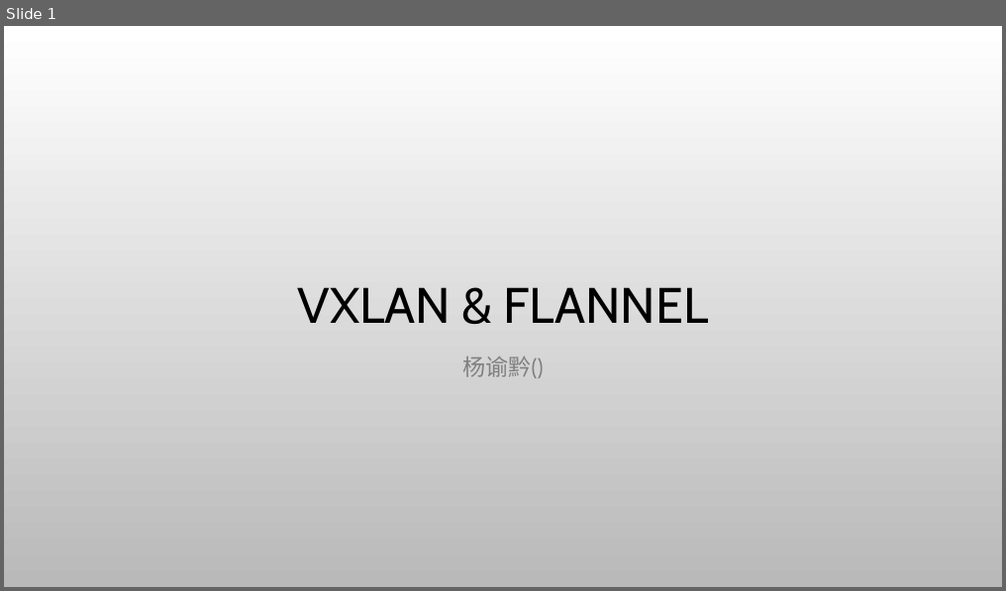
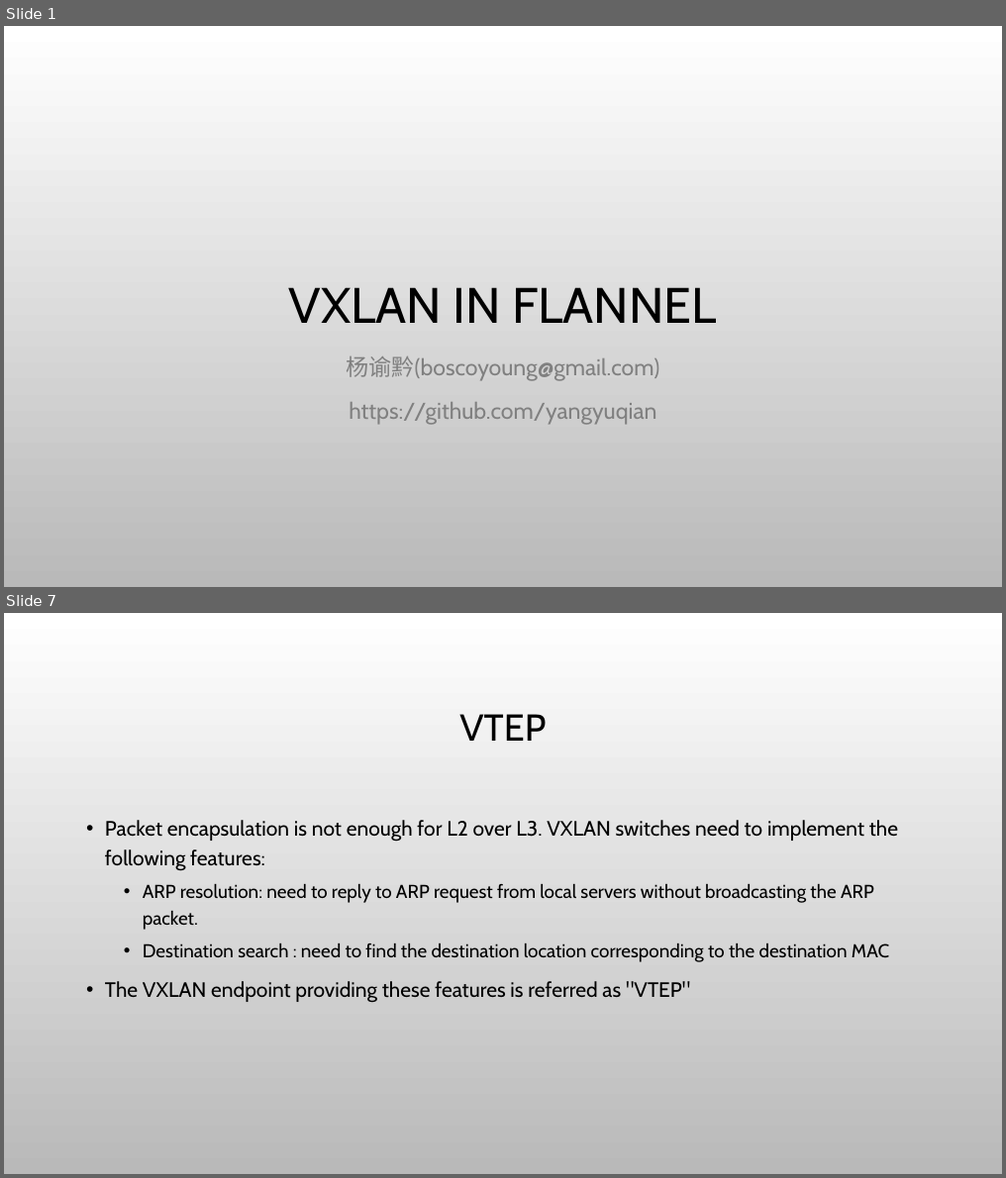
Before and after one commit to yangyuqian/k8s-the-hard-way, a slide deck: ppt/vxlan-flannel-cn.pptx. Shown one above the other, each under a label of ours: slide 1 before the commit, slides 1 and 7 after it; the slides between them are not shown. The pictures are 1006x591 and 1006x1178 pixels, drawn with LibreOffice and Linux fonts; fonts in the diff are those of the drawing; background and template pictures are left out. Boxes give left, top, right and bottom in pixels: in the first picture for what was removed or moved away, otherwise in the second. Text is boxed around its words. In the diff, an @@ line names an element or a change of style, - is before the commit and + after.

```diff
--- a/ppt/vxlan-flannel-cn.pptx
+++ b/ppt/vxlan-flannel-cn.pptx
@@ slide 7 added at bbox=[4, 613, 1002, 1174], background picture (left out) @@
@@ title added at bbox=[459, 714, 546, 741], 36 pt, text #000000 @@
+VTEP
@@ text added at bbox=[105, 820, 898, 1003], 18 pt, text #000000 @@
+• Packet encapsulation is not enough for L2 over L3. VXLAN switches need to implement the following features:
+  • ARP resolution: need to reply to ARP request from local servers without broadcasting the ARP packet.
+  • Destination search : need to find the destination location corresponding to the destination MAC
+• The VXLAN endpoint providing these features is referred as "VTEP"
@@ slide 1 changed as well @@
@@ title at bbox=[289, 287, 717, 323]: text changed @@
-VXLAN & FLANNEL
+VXLAN IN FLANNEL
@@ subtitle at bbox=[346, 357, 659, 425]: text changed @@
-杨谕黔()
+杨谕黔(boscoyoung@gmail.com)
+https://github.com/yangyuqian
```
Also in this commit, not shown: 11 other slides added.
